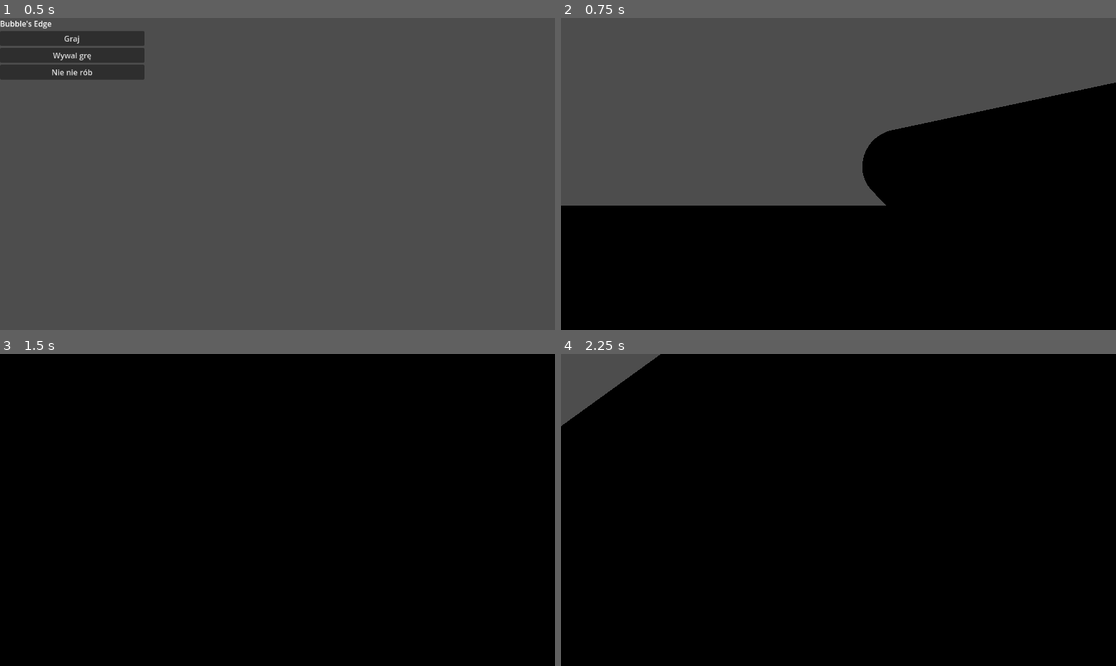
Above: before the commit, frames 1-4 (two rows, left to right).
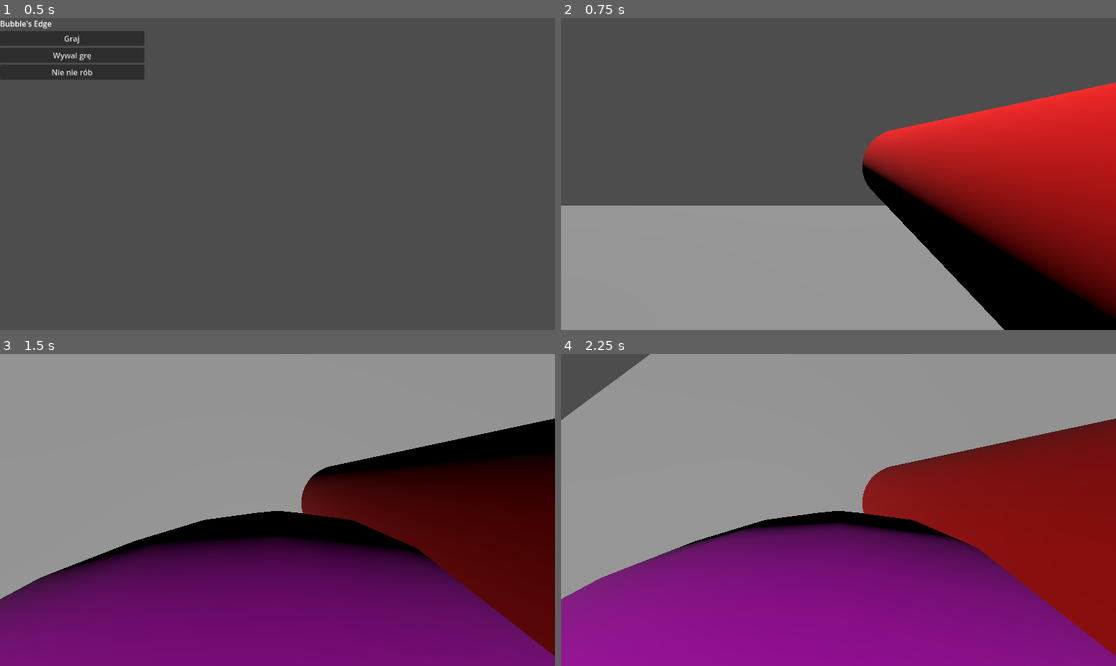
Above: after the commit, the same moments.

Repository: PieroganoReggiano/Bul-bul-myslenia
Game: Godot game, scene res://korzen.tscn
The game is run twice, just before and just after one commit, with the same random seed, the same clock (stepped at 60 frames per second) and the same inputs.
Inputs (mouse positions are in pixels of both pictures, inside the frame that each line leads up to):
- Up to frame 1 (0.5 s): no input
- Up to frame 2 (0.75 s): click "Graj" at 0.5 s
- Up to frame 3 (1.5 s): tap Enter at 1.25 s; move the mouse to (305, 510) at 1.27 s; press the mouse at (305, 510) at 1.28 s; hold Up (move_forward) from 1.28 s (still down)
- Up to frame 4 (2.25 s): keep holding Up (move_forward); tap Space (move_jump) at 1.52, 1.55, 1.82, 2, 2.1 s; move the mouse to (810, 510) at 2.02 s; release the mouse at (810, 510) at 2.03 s

Frame 1 is identical in both runs. In frame 2, 47% of the frame differs, in the area x 0-100%, y 20-100%; in frame 3, 93%; in frame 4, 97%, in the area x 0-100%, y 0-100%.

Commit message:
added light and better control

Diff:
--- a/S_Bombel.tres
+++ b/S_Bombel.tres
@@ -138,7 +138,6 @@
 
 }
 "
-graph_offset = Vector2(-778.529, 45.1202)
 nodes/fragment/0/position = Vector2(800, 200)
 nodes/fragment/19/node = SubResource("VisualShaderNodeReroute_sdvxk")
 nodes/fragment/19/position = Vector2(-520, -520)
--- a/bombel.gd
+++ b/bombel.gd
@@ -1,12 +1,21 @@
 extends RigidBody3D
 
-var volume : float = 100.0
+#var volume : float = 100.0
+var volume_level = 1
 const default_radius = 1.0
 @onready var mesh = $MeshInstance3D
 
 
+func get_volume() -> float:
+	match volume_level:
+		1: return 100.0
+		2: return 600.0
+		3: return 3000.0
+		_: return 100.0
+
+
 func calc_scale() -> float:
-	return pow(volume, 1.0/3.0) / PI * 3 / 4
+	return pow(get_volume(), 1.0/3.0) / PI * 3 / 4
 
 
 func refresh_scale() -> void:
@@ -24,3 +33,15 @@
 # Called every frame. 'delta' is the elapsed time since the previous frame.
 func _physics_process(delta: float) -> void:
 	refresh_scale()
+
+
+func _on_body_entered(body: Node) -> void:
+	if body is Parkourowiec:
+		bounce_parkourowiec(body)
+	pass # Replace with function body.
+
+
+func bounce_parkourowiec(parkourowiec : Parkourowiec) -> void:
+	var direction : Vector3 = parkourowiec.position - position
+	direction = direction.normalized()
+	parkourowiec.apply_impulse(direction * 10.0)
--- a/korzen.gd
+++ b/korzen.gd
@@ -80,8 +80,14 @@
 
 func _input(event) -> void:
 	if not menu.visible:
-		if event is InputEventMouseMotion:
-			if current_player:
+		if current_player:
+			if event is InputEventMouseMotion:
 				current_player.rotate_input(event.relative * sensitivity)
-		elif event.is_action_pressed("shoot"):
-			current_player.shoot()
+			elif event.is_action_pressed("shoot"):
+				current_player.shoot()
+			elif event.is_action_pressed("move_jump"):
+				current_player.jump_input(true)
+			elif event.is_action_released("move_jump"):
+				current_player.jump_input(false)
+			var input_dir := Input.get_vector("move_left", "move_right", "move_forward", "move_back")
+			current_player.move_input(input_dir)
--- a/parkourowiec.gd
+++ b/parkourowiec.gd
@@ -16,7 +16,10 @@
 @onready var wydawacz_dzwiekow = $WydawaczDzwiekow
 
 var vertical_rotation = 0.0
-var vertical_look_limit = 89.0
+var vertical_look_limit = 90.0
+
+var movement_input_state := Vector2(0.0, 0.0)
+var jump_state = false
 
 @export var naboj_scene: PackedScene = preload("res://naboj.tscn")
 
@@ -39,6 +42,7 @@
 	var speed = 2000
 	naboj.apply_impulse(Vector3.ZERO, direction * speed)
 
+
 func rotate_input(r : Vector2) -> void:
 	r *= 0.003
 	# Obrót poziomy (oś Y)
@@ -49,19 +53,29 @@
 	vertical_rotation = clamp(vertical_rotation, -deg_to_rad(vertical_look_limit), deg_to_rad(vertical_look_limit))
 	head.rotation_degrees.x = rad_to_deg(vertical_rotation)
 
+
+func move_input(vec : Vector2) -> void:
+	movement_input_state = vec
+
+
+func jump_input(s : bool) -> void:
+	jump_state = s
+
+
 func _physics_process(delta: float) -> void:
 	# Add the gravity.
 	if not is_on_floor():
 		velocity += get_gravity() * delta
 
 	# Handle jump.
-	if Input.is_action_just_pressed("move_jump") and is_on_floor():
+	if jump_state and is_on_floor():
 		velocity.y = JUMP_VELOCITY
+		jump_state = false
 		wydawacz_dzwiekow.push_jump()
 
 	# Get the input direction and handle the movement/deceleration.
 	# As good practice, you should replace UI actions with custom gameplay actions.
-	var input_dir := Input.get_vector("move_left", "move_right", "move_forward", "move_back")
+	var input_dir := movement_input_state
 	var direction := (transform.basis * Vector3(input_dir.x, 0, input_dir.y)).normalized()
 
 	var speed = BASE_SPEED
--- a/sceny/arena_1.tscn
+++ b/sceny/arena_1.tscn
@@ -29,3 +29,6 @@
 
 [node name="PlayerSpawn" type="Node3D" parent="."]
 transform = Transform3D(1, 0, 0, 0, 1, 0, 0, 0, 1, 4.60662, 1, 0)
+
+[node name="DirectionalLight3D" type="DirectionalLight3D" parent="."]
+transform = Transform3D(1, 0, 0, 0, -0.243073, 0.970008, 0, -0.970008, -0.243073, 0, 1.41495, 0)
--- a/sceny/bombel.tscn
+++ b/sceny/bombel.tscn
@@ -23,3 +23,5 @@
 [node name="MeshInstance3D" type="MeshInstance3D" parent="."]
 mesh = SubResource("SphereMesh_sqddt")
 surface_material_override/0 = SubResource("ShaderMaterial_joc5n")
+
+[connection signal="body_entered" from="." to="." method="_on_body_entered"]
